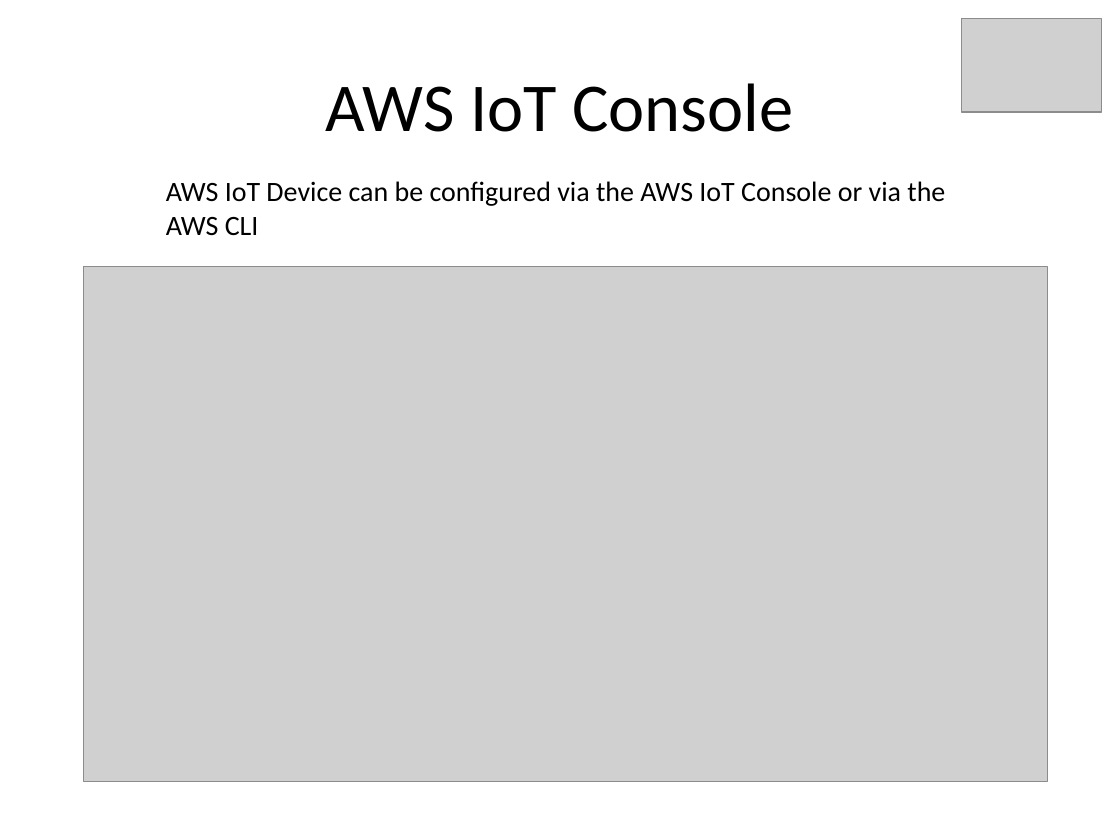
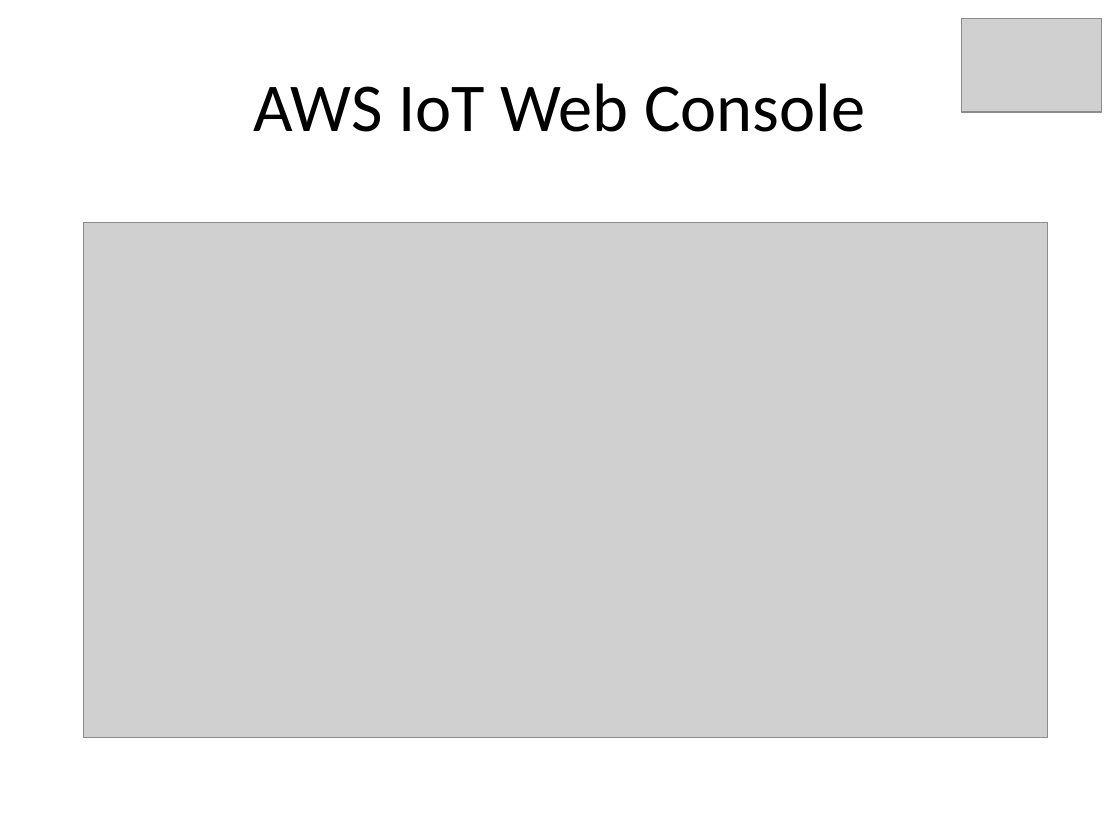
Before and after one commit to kskalvar/AWS-IoT-AndroidStudio, a slide deck: slide 10 of .assets/IoT-QuickStart-with-AWS.pptx. Drawn at 1120x840 pixels with LibreOffice and Linux fonts; fonts in the diff are those of the drawing; grey boxes stand for pictures. Boxes give left, top, right and bottom in pixels: in the first picture for what was removed or moved away, otherwise in the second. Text is boxed around its words. In the diff, an @@ line names an element or a change of style, - is before the commit and + after.

```diff
--- a/.assets/IoT-QuickStart-with-AWS.pptx
+++ b/.assets/IoT-QuickStart-with-AWS.pptx
@@ title at (254,83,865,132): text changed @@
-AWS IoT Console
+AWS IoT Web Console
@@ text removed at (166,181,945,236) @@
-AWS IoT Device can be configured via the AWS IoT Console or via the AWS CLI
@@ picture: place and size @@
-picture at (84,267,1048,782)
+picture at (84,223,1048,738)
```
Also in this commit, not shown: 10 other slides changed, 2 slides added, 1 slide removed, 1 other file.
